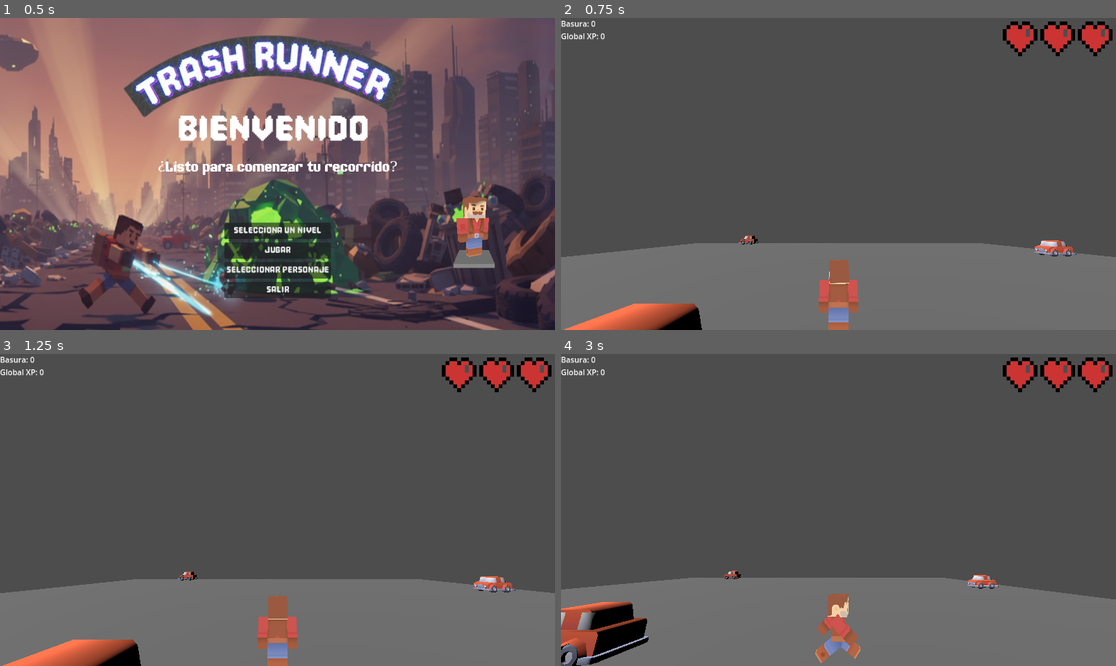
Above: before the commit, frames 1-4 (two rows, left to right).
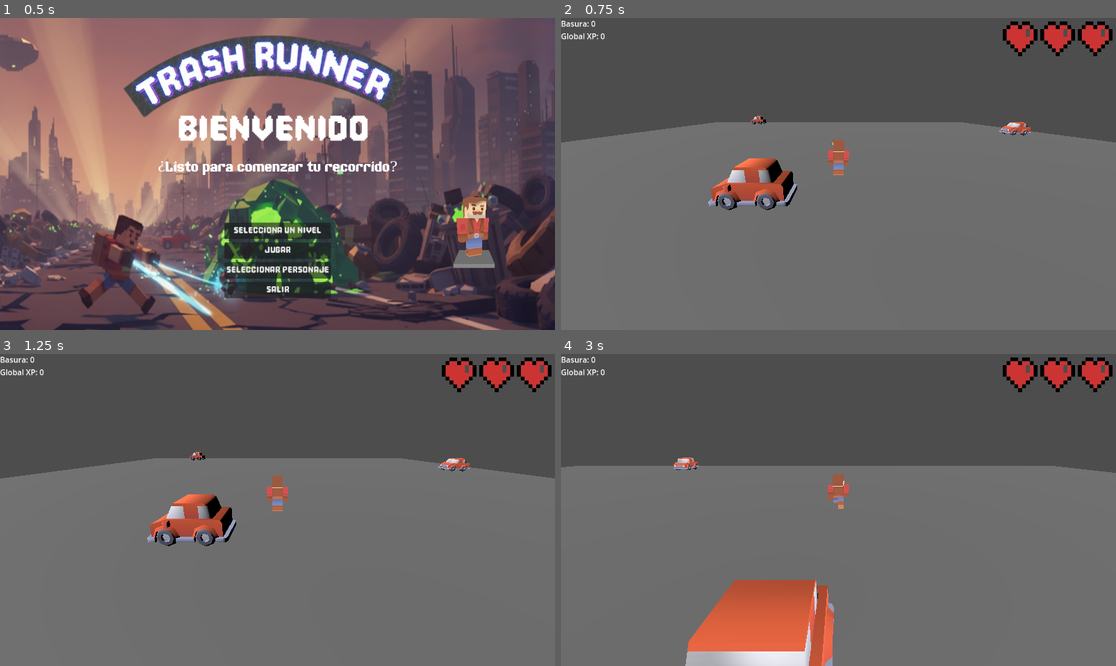
Above: after the commit, the same moments.

Repository: Ilesandres/game-recolections
Game: Godot game, scene res://src/UI/MainMenu.tscn
Two runs of this game, one before a commit and one after it. Both use one fixed random seed, a clock stepped at 60 frames per second and the inputs below.
Inputs:
- Up to frame 1 (0.5 s): no input
- Up to frame 2 (0.75 s): click "Jugar" at 0.5 s
- Up to frame 3 (1.25 s): no input
- Up to frame 4 (3 s): hold Right (ui_right) 1.28-2.03 s; hold Down (ui_down) 2.03-2.78 s; hold Right (ui_right) from 2.78 s (still down)

Frame 1 is identical in both runs. In frame 2, 41% of the frame differs, in the area x 0-100%, y 31-100%; in frame 3, 41%; in frame 4, 47%, in the area x 0-100%, y 33-100%.

Commit message:
agregar seguimiento de camara

Diff:
--- a/Player.gd
+++ b/Player.gd
@@ -17,6 +17,7 @@
 @onready var collision_shape: CollisionShape3D = $CollisionShape3D
 @onready var visuals_node: Node3D = $Visuals
 @onready var animation_timer: Timer = $AnimationTimer
+@onready var camera_boom: Node3D = $CameraBoom
 
 signal health_changed(current_health, max_health)
 
@@ -36,7 +37,6 @@
 
 	emit_signal("health_changed", current_health, max_health)
 
-	# No reproducir animación por defecto al iniciar
 
 func _load_visual_character(character_scene: Resource):
 	for child in visuals_node.get_children():
@@ -70,11 +70,8 @@
 	print("input_dir: ", input_dir)
 
 	if not is_taking_damage:
-		# Movimiento omnidireccional global
 		velocity.x = input_dir.x * SPEED
 		velocity.z = input_dir.z * SPEED
-
-		# Solo rota el nodo visual, no el cuerpo
 		if input_dir != Vector3.ZERO:
 			var look_at_pos = visuals_node.global_position - input_dir
 			visuals_node.look_at(look_at_pos, Vector3.UP)
@@ -86,6 +83,20 @@
 	else:
 		velocity.x = 0.0
 		velocity.z = 0.0
+
+	var visual_back_direction = -visuals_node.global_transform.basis.z.normalized()
+
+	var camera_offset = Vector3(0, 2, 6)
+	var final_camera_position = global_position
+
+	final_camera_position += visual_back_direction * camera_offset.z
+
+	final_camera_position.y += camera_offset.y
+
+	camera_boom.global_position = final_camera_position
+	camera_boom.look_at(global_position, Vector3.UP)
+
+	# -----------------------------------------------------
 
 	handle_jump_and_slide()
 	handle_slide(delta)
@@ -120,15 +131,13 @@
 		player_died.emit()
 
 
-func handle_jump_and_slide(): # Función actualizada/renombrada
+func handle_jump_and_slide():
 	if is_taking_damage or is_sliding:
 		return
 
-	# Salto
 	if Input.is_action_just_pressed("ui_up") and is_on_floor():
 		velocity.y = JUMP_VELOCITY
 
-	# Deslizamiento
 	if Input.is_action_just_pressed("ui_down") and is_on_floor() and not is_sliding:
 		start_slide()
 
